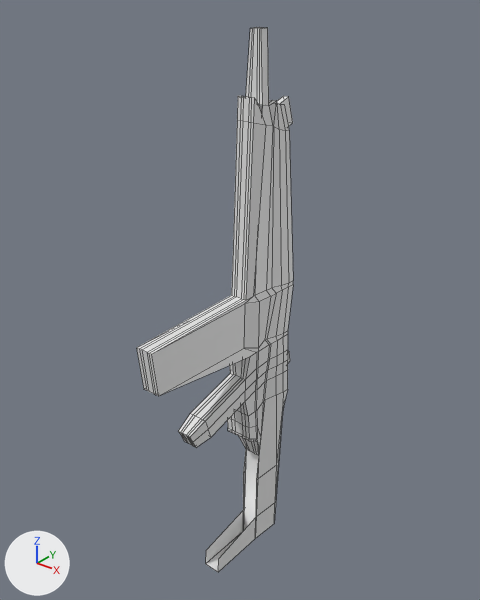
Renders of the FBX model online FPS/Assets/models/smgGun.fbx from each side of a commit.
The view is the same before and after, from a camera (50 mm lens) standing at (1.52, -1.89, 1.39) and looking at (-0.01, 0.02, 0.21). Every picture has the same lights, and +X, +Y and +Z are marked at lower left. Mesh edges are drawn as thin lines. Where no turn or scale is listed for an object, it has been applied to the vertices. Vertices at the same position are counted once.

Script lines for the objects in view, before the commit:
```python
me_cube_001 = bpy.data.meshes.new('Cube.001')
me_cube_001.from_pydata(...)  # 412 vertices, 405 faces; spans x -0.06..0.06, y -0.53..0.33, z -1.11..1.23
ob_gunbase = bpy.data.objects.new('gunBase', me_cube_001)
ob_gunbase.location = (0.0, 0.0, 0.0)
```
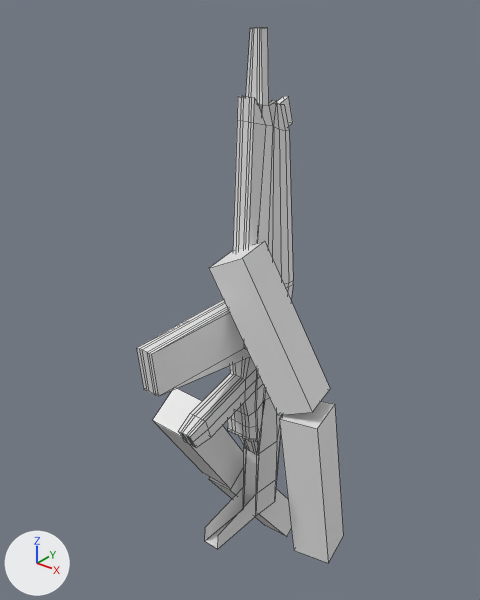
The newer file is also turned or shifted as a whole; pictures and numbers use the older file's frame.

Edits to the bpy script that builds the scene:
```text
Change me_cube_001:
    where me_cube_001.from_pydata(...)  # 412 vertices, 405 faces; spans x -0.06..0.06, y -0.53..0.33, z -1.11..1.23
    used by ob_gunbase; location = (0.0, 0.0, 0.0)
    me_cube_001 part 1: all 20 vertices in x -0.05..0.05, y -0.21..0.22, z -1.11..-0.74 are moved by (0.0, 0.0, 0.15)
Add me_cube_002:
    me_cube_002.from_pydata([(0.114, -0.249, 0.224), (0.114, -0.109, 0.317), (-0.054, -0.258, 0.237), (-0.054, -0.117, 0.33), (0.054, 0.117, -0.33), (0.054, 0.258, -0.237), (-0.114, 0.109, -0.317), (-0.114, 0.249, -0.224)], [], [(0, 1, 3, 2), (2, 3, 7, 6), (6, 7, 5, 4), (4, 5, 1, 0), (2, 6, 4, 0), (7, 3, 1, 5)])
Add me_cube:
    me_cube.from_pydata([(0.008, -0.222, 0.195), (0.008, -0.093, 0.281), (-0.153, -0.198, 0.158), (-0.153, -0.068, 0.244), (0.153, 0.068, -0.244), (0.153, 0.198, -0.158), (-0.008, 0.093, -0.281), (-0.008, 0.222, -0.195)], [], [(0, 1, 3, 2), (2, 3, 7, 6), (6, 7, 5, 4), (4, 5, 1, 0), (2, 6, 4, 0), (7, 3, 1, 5)])
Add me_cube_003:
    me_cube_003.from_pydata([(-0.228, 0.034, 0.268), (-0.205, -0.133, 0.256), (-0.077, 0.05, 0.342), (-0.054, -0.117, 0.33), (0.054, 0.117, -0.33), (0.077, -0.05, -0.342), (0.205, 0.133, -0.256), (0.228, -0.034, -0.268)], [], [(0, 1, 3, 2), (2, 3, 7, 6), (6, 7, 5, 4), (4, 5, 1, 0), (2, 6, 4, 0), (7, 3, 1, 5)])
Add me_cube_004:
    me_cube_004.from_pydata([(-0.125, 0.042, 0.363), (-0.101, -0.126, 0.351), (0.041, 0.065, 0.379), (0.065, -0.104, 0.366), (-0.065, 0.104, -0.366), (-0.041, -0.065, -0.379), (0.101, 0.126, -0.351), (0.125, -0.042, -0.363)], [], [(0, 1, 3, 2), (2, 3, 7, 6), (6, 7, 5, 4), (4, 5, 1, 0), (2, 6, 4, 0), (7, 3, 1, 5)])
Add ob_cube_001:
    ob_cube_001 = bpy.data.objects.new('Cube.001', me_cube_002)
    ob_cube_001.location = (-0.149, -0.073, -0.513)
Add ob_cube:
    ob_cube = bpy.data.objects.new('Cube', me_cube)
    ob_cube.location = (-0.085, 0.248, -1.027)
Add ob_cube_002:
    ob_cube_002 = bpy.data.objects.new('Cube.002', me_cube_003)
    ob_cube_002.location = (0.173, -0.012, 0.143)
Add ob_cube_003:
    ob_cube_003 = bpy.data.objects.new('Cube.003', me_cube_004)
    ob_cube_003.location = (0.365, 0.053, -0.552)
```

Pixel boxes [x1, y1, x2, y2] of what changed, in the pictures (480 x 600 px; the box of a moved part takes in the faces that stretch with it):
'gunBase', reshaped: before [137, 27, 293, 572]; after [137, 27, 293, 549]
'Cube.002', added: after [209, 241, 330, 415]
'Cube.003', added: after [279, 401, 343, 563]
'Cube.001', added: after [152, 388, 243, 487]
'Cube', added: after [209, 465, 291, 537]
part 1 of me_cube_001, moved or reshaped: before [206, 392, 283, 572]; after [205, 398, 282, 549]
